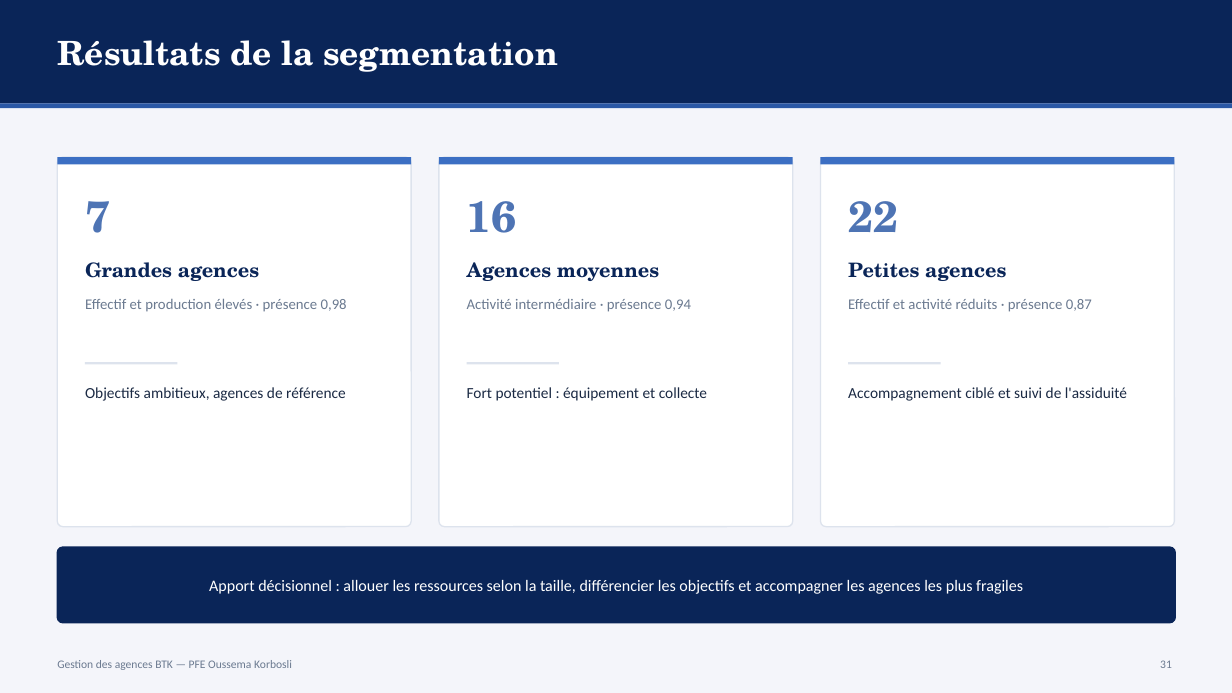
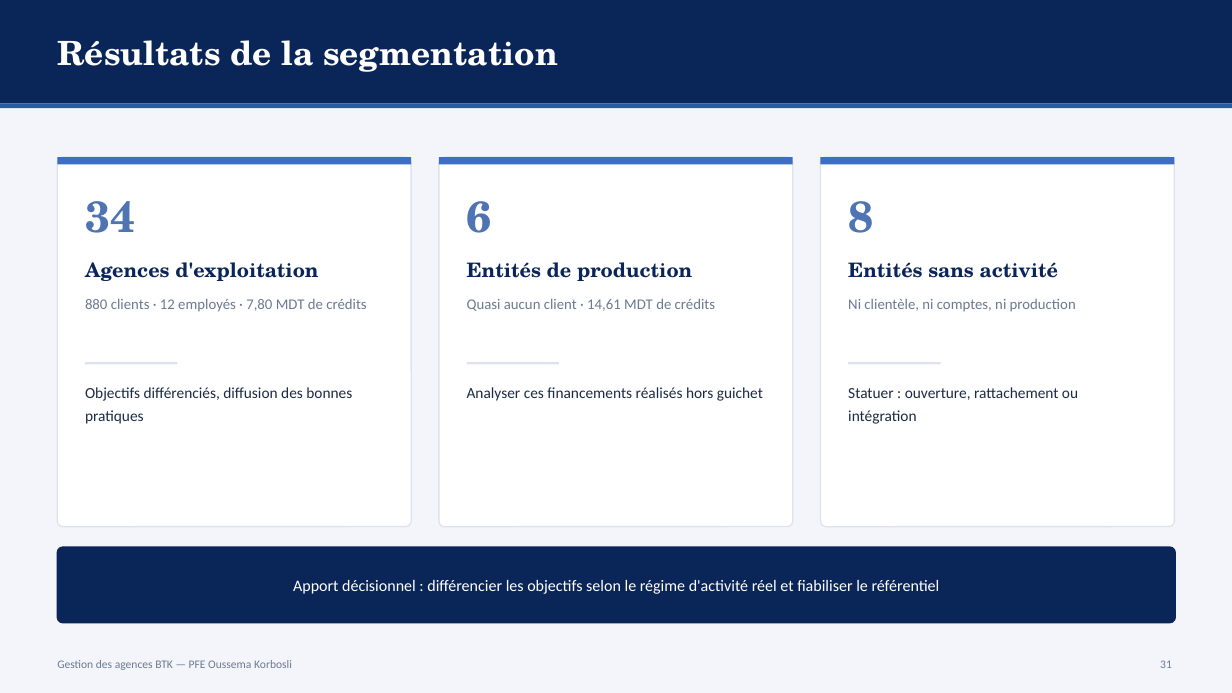
Before and after one commit to ZizouX0/oussema_korbosli, a slide deck: slide 31 of presentation/Soutenance_PFE_Oussema_Korbosli.pptx. Drawn at 1232x693 pixels with LibreOffice and Linux fonts; fonts in the diff are those of the drawing. Boxes give left, top, right and bottom in pixels: in the first picture for what was removed or moved away, otherwise in the second. Text is boxed around its words. In the diff, an @@ line names an element or a change of style, - is before the commit and + after.

```diff
--- a/presentation/Soutenance_PFE_Oussema_Korbosli.pptx
+++ b/presentation/Soutenance_PFE_Oussema_Korbosli.pptx
@@ text at <box>85,201,135,233</box>: text changed @@
-7
+34
@@ text at <box>467,201,492,233</box>: text changed @@
-16
+6
@@ text at <box>848,201,873,233</box>: text changed @@
-22
+8
@@ text at <box>85,262,318,281</box>: text changed @@
-Grandes agences
+Agences d'exploitation
@@ text at <box>467,262,692,281</box>: text changed @@
-Agences moyennes
+Entités de production
@@ text at <box>848,262,1058,278</box>: text changed @@
-Petites agences
+Entités sans activité
@@ text at <box>85,299,366,312</box>: text changed @@
-Effectif et production élevés · présence 0,98
+880 clients · 12 employés · 7,80 MDT de crédits
@@ text at <box>467,299,715,311</box>: text changed @@
-Activité intermédiaire · présence 0,94
+Quasi aucun client · 14,61 MDT de crédits
@@ text at <box>848,299,1076,312</box>: text changed @@
-Effectif et activité réduits · présence 0,87
+Ni clientèle, ni comptes, ni production
@@ text at <box>85,387,352,424</box>: text changed @@
-Objectifs ambitieux, agences de référence
+Objectifs différenciés, diffusion des bonnes pratiques
@@ text at <box>467,387,763,401</box>: text changed @@
-Fort potentiel : équipement et collecte
+Analyser ces financements réalisés hors guichet
@@ text at <box>848,387,1078,424</box>: text changed @@
-Accompagnement ciblé et suivi de l'assiduité
+Statuer : ouverture, rattachement ou intégration
@@ text at <box>293,580,940,594</box>: text changed @@
-Apport décisionnel : allouer les ressources selon la taille, différencier les objectifs et accompagner les agences les plus fragiles
+Apport décisionnel : différencier les objectifs selon le régime d'activité réel et fiabiliser le référentiel
```
Also in this commit, not shown: 1 other slide changed.
